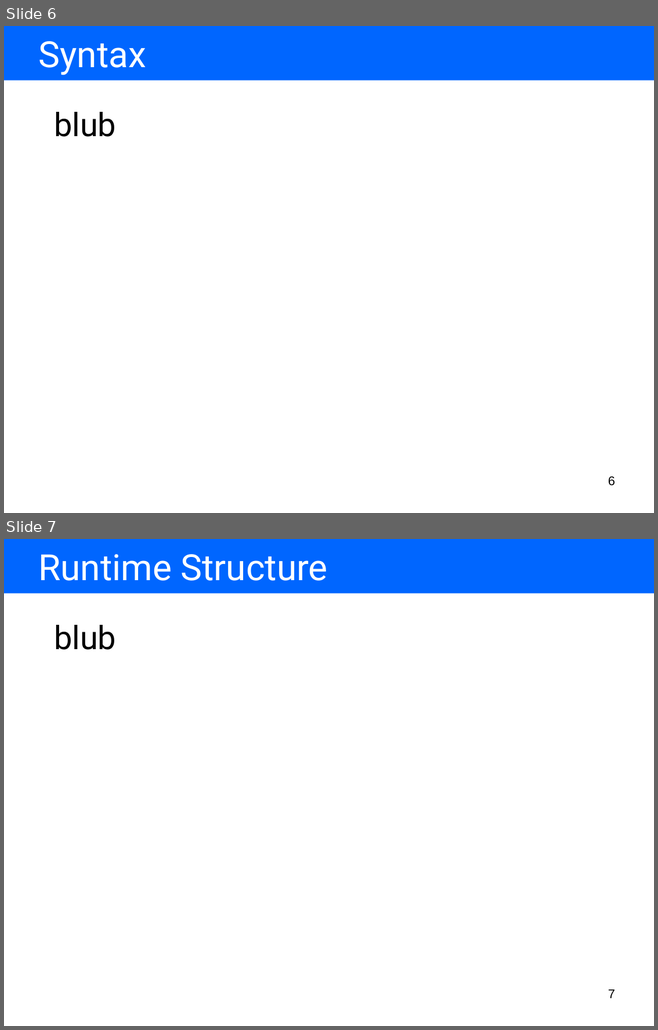
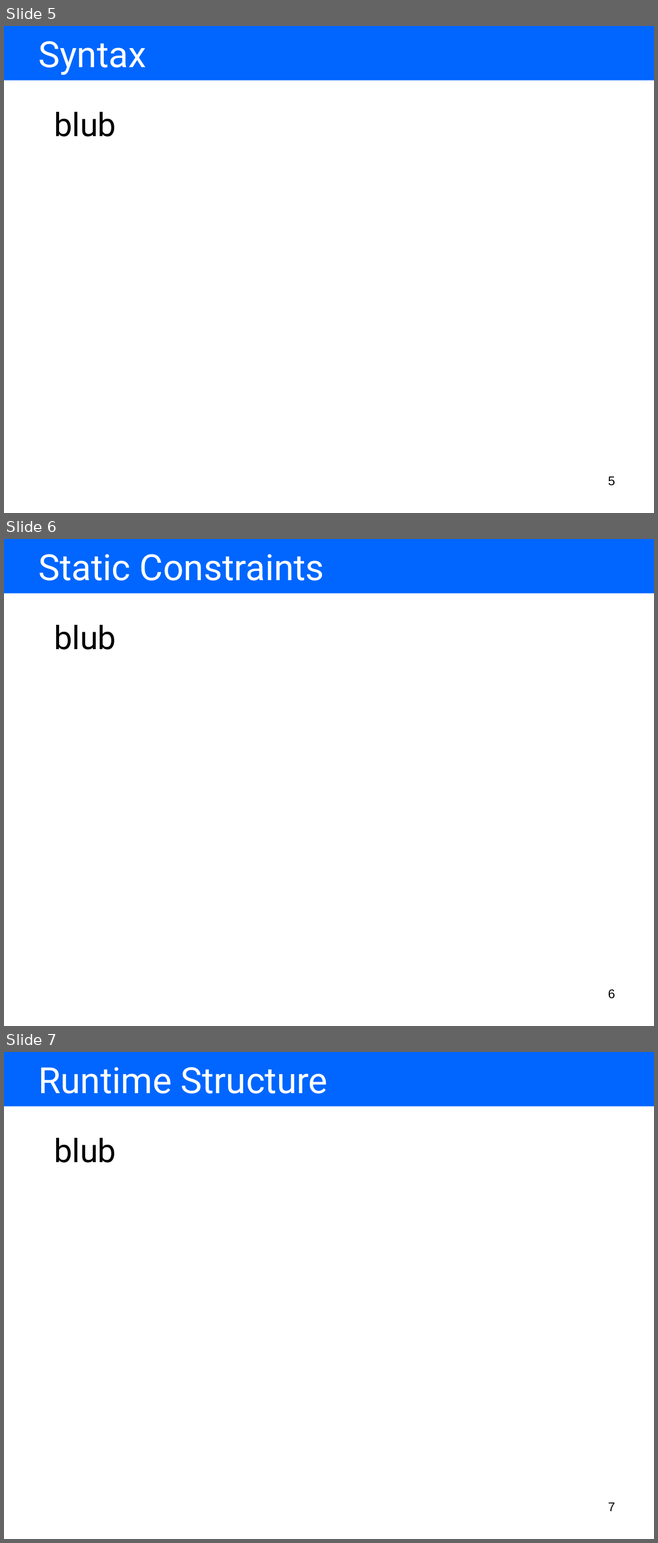
Before and after one commit to BackupTheBerlios/amof2-svn, a slide deck: trunk/hub.sam.stateautomaton/resources/presentation/using our tools for model driven language development.ppt. Shown one above the other, each under a label of ours: slides 6 and 7 before the commit, slides 5, 6 and 7 after it. The pictures are 658x1030 and 658x1543 pixels, drawn with LibreOffice and Linux fonts; fonts in the diff are those of the drawing. Boxes give left, top, right and bottom in pixels: in the first picture for what was removed or moved away, otherwise in the second. Text is boxed around its words. In the diff, an @@ line names an element or a change of style, - is before the commit and + after.

```diff
--- a/trunk/hub.sam.stateautomaton/resources/presentation/using our tools for model driven language development.ppt
+++ b/trunk/hub.sam.stateautomaton/resources/presentation/using our tools for model driven language development.ppt
@@ slide 6 added at [4, 539, 654, 1026], background #FFFFFF @@
@@ rectangle added at [4, 539, 654, 594], fill #0066FF @@
@@ text added at [38, 554, 324, 581], 40 pt, text #FFFFFF @@
+Static Constraints
@@ text added at [54, 625, 116, 650], 36 pt, text #000000 @@
+blub
@@ page number added at [608, 989, 615, 999], 14 pt, text #000000 @@
+6
@@ what was slide 6 is now slide 5 @@
@@ page number at [608, 477, 615, 486]: text changed @@
-6
+5
```
Also in this commit, not shown: 3 slides changed, 2 other slides added, 1 slide removed, 29 other files.
